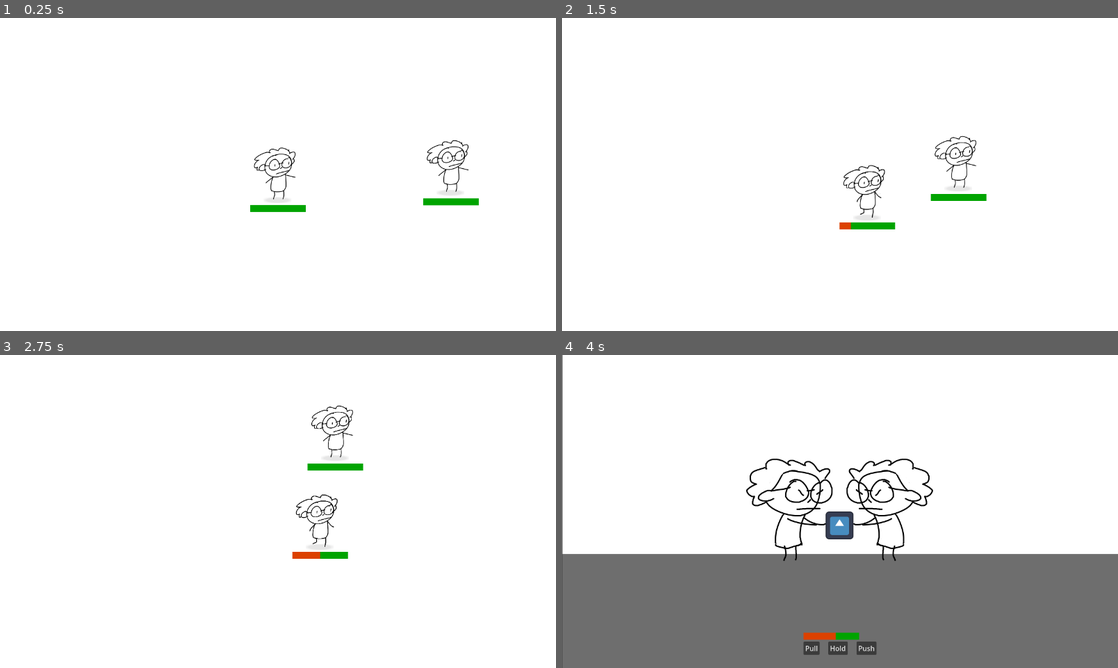
Above: before the commit, frames 1-4 (two rows, left to right).
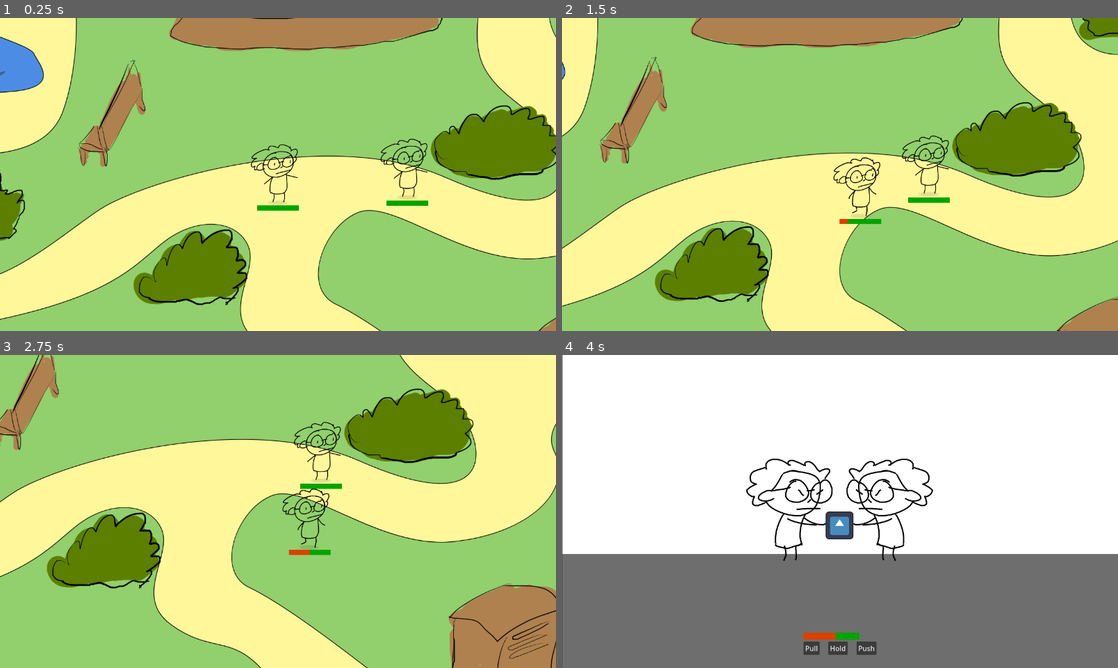
Above: after the commit, the same moments.

Repository: johnreybacal/gran-theft-aubrey
Game: Godot game, scene res://scenes/game_explore.tscn
Same seed, same stepped clock (60 frames per second), same inputs: the game is played once before the commit and once after it. The engine's default icon, where the game draws it, is replaced by a stand-in: a white triangle on a blue panel in a dark square.
Inputs:
- Up to frame 1 (0.25 s): no input
- Up to frame 2 (1.5 s): hold D (move_right) 0.53-1.28 s; hold S (move_down) from 1.28 s (still down)
- Up to frame 3 (2.75 s): release S (move_down) at 2.03 s; hold D (move_right) from 2.03 s (still down)
- Up to frame 4 (4 s): release D (move_right) at 2.78 s; hold W (move_up) 2.78-3.53 s; hold A (move_left) from 3.53 s (still down)

The runs differ from the first frame. In frame 1, 100% of the frame differs, in the area x 0-100%, y 0-100%; in frame 2, 100%; in frame 3, 100%; in frame 4, nothing differs.

Commit message:
explore map (WIP)

Diff:
--- a/scenes/explore_enemy.tscn
+++ b/scenes/explore_enemy.tscn
@@ -22,7 +22,7 @@
 script = ExtResource("1_1ytwq")
 
 [node name="AnimatedSprite2D" type="AnimatedSprite2D" parent="." unique_id=884950499]
-scale = Vector2(0.5, 0.5)
+scale = Vector2(0.75, 0.75)
 sprite_frames = ExtResource("2_j7g34")
 animation = &"knees_hurt"
 autoplay = "idle"
@@ -34,10 +34,10 @@
 [node name="NavigationAgent2D" type="NavigationAgent2D" parent="." unique_id=831515124]
 
 [node name="GrannyStats" parent="." unique_id=284626914 instance=ExtResource("3_j7g34")]
-position = Vector2(0, 72)
+position = Vector2(0, 97)
 
 [node name="Shadow" type="Sprite2D" parent="." unique_id=348235111]
 modulate = Color(1, 1, 1, 0.1)
-position = Vector2(-1, 59)
+position = Vector2(-1, 87)
 scale = Vector2(1, 0.21875)
 texture = SubResource("GradientTexture2D_cantd")
--- a/scenes/explore_player.tscn
+++ b/scenes/explore_player.tscn
@@ -22,7 +22,7 @@
 script = ExtResource("1_cxtud")
 
 [node name="AnimatedSprite2D" type="AnimatedSprite2D" parent="." unique_id=340199218]
-scale = Vector2(0.5, 0.5)
+scale = Vector2(0.75, 0.75)
 sprite_frames = ExtResource("2_yuam7")
 animation = &"knees_hurt"
 autoplay = "idle"
@@ -31,10 +31,10 @@
 shape = SubResource("RectangleShape2D_cxtud")
 
 [node name="GrannyStats" parent="." unique_id=284626914 instance=ExtResource("3_yuam7")]
-position = Vector2(0, 70)
+position = Vector2(0, 95)
 
 [node name="Shadow" type="Sprite2D" parent="." unique_id=669543659]
 modulate = Color(1, 1, 1, 0.1)
-position = Vector2(-1, 59)
+position = Vector2(-1, 87)
 scale = Vector2(1, 0.21875)
 texture = SubResource("GradientTexture2D_1qjc3")
--- a/scenes/game_explore.tscn
+++ b/scenes/game_explore.tscn
@@ -3,18 +3,35 @@
 [ext_resource type="Script" uid="uid://bbw8o084ylbys" path="res://scripts/game_explore.gd" id="1_fiwcs"]
 [ext_resource type="PackedScene" uid="uid://cv742kmoulqfk" path="res://scenes/explore_player.tscn" id="1_tutr7"]
 [ext_resource type="PackedScene" uid="uid://cfh1ww543dm42" path="res://scenes/explore_enemy.tscn" id="2_1208y"]
+[ext_resource type="Texture2D" uid="uid://wk4ypjtht2ko" path="res://assets/sprites/map_anim.png" id="4_r354h"]
+[ext_resource type="Texture2D" uid="uid://ucfcpwqmsd5q" path="res://assets/sprites/map.png" id="4_tpdw7"]
 
 [sub_resource type="NavigationPolygon" id="NavigationPolygon_fiwcs"]
-vertices = PackedVector2Array(2153.9063, 1435.9297, -595.9531, 1419.0625, -587.03906, -499.10156, 2137.0781, -527.8906)
+vertices = PackedVector2Array(2025.0234, -1017.03125, 2030.9688, 1002.0078, -2046.0625, 1008.97656, -2058.9297, -1029.9609)
 polygons = Array[PackedInt32Array]([PackedInt32Array(0, 1, 2, 3)])
-outlines = Array[PackedVector2Array]([PackedVector2Array(-597, -509, 2147, -538, 2164, 1446, -606, 1429)])
+outlines = Array[PackedVector2Array]([PackedVector2Array(-2069, -1040, 2035, -1027, 2041, 1012, -2056, 1019)])
 
-[sub_resource type="Gradient" id="Gradient_fiwcs"]
-offsets = PackedFloat32Array(1)
-colors = PackedColorArray(1, 1, 1, 1)
+[sub_resource type="AtlasTexture" id="AtlasTexture_qvqj8"]
+atlas = ExtResource("4_r354h")
+region = Rect2(0, 0, 4096, 2048)
 
-[sub_resource type="GradientTexture2D" id="GradientTexture2D_tpdw7"]
-gradient = SubResource("Gradient_fiwcs")
+[sub_resource type="AtlasTexture" id="AtlasTexture_82kap"]
+atlas = ExtResource("4_r354h")
+region = Rect2(4096, 0, 4096, 2048)
+
+[sub_resource type="SpriteFrames" id="SpriteFrames_4s7jy"]
+animations = [{
+"frames": [{
+"duration": 1.0,
+"texture": SubResource("AtlasTexture_qvqj8")
+}, {
+"duration": 1.0,
+"texture": SubResource("AtlasTexture_82kap")
+}],
+"loop": true,
+"name": &"default",
+"speed": 3.0
+}]
 
 [node name="GameExplore" type="Node2D" unique_id=1622595834]
 script = ExtResource("1_fiwcs")
@@ -23,6 +40,7 @@
 position = Vector2(423, 378)
 
 [node name="Camera2D" type="Camera2D" parent="ExplorePlayer" unique_id=392920982]
+zoom = Vector2(0.75, 0.75)
 position_smoothing_enabled = true
 position_smoothing_speed = 2.0
 
@@ -32,8 +50,43 @@
 [node name="NavigationRegion2D" type="NavigationRegion2D" parent="." unique_id=447760284]
 navigation_polygon = SubResource("NavigationPolygon_fiwcs")
 
+[node name="NavigationObstacle2D" type="NavigationObstacle2D" parent="NavigationRegion2D" unique_id=1355949240]
+vertices = PackedVector2Array(-1314, -338, -928, -442, -796, -303, -414, -272, -348, -200, -536, -137, -511, -77, -316, 10, -301, 105, -479, 133, -479, 133, -787, 101, -1013, 177, -1393, 29, -1374, -49, -1261, -68, -1261, -68, -1264, -103, -1330, -234)
+
+[node name="NavigationObstacle2D2" type="NavigationObstacle2D" parent="NavigationRegion2D" unique_id=1604640176]
+vertices = PackedVector2Array(139, -206, 104, -52, 318, -5, 716, -24, 917, -68, 873, -244, 641, -363, 327, -329)
+
+[node name="NavigationObstacle2D3" type="NavigationObstacle2D" parent="NavigationRegion2D" unique_id=1834636390]
+vertices = PackedVector2Array(-687, 497, -639, 591, -398, 575, -376, 456, -464, 400, -639, 415, -639, 415)
+
+[node name="NavigationObstacle2D4" type="NavigationObstacle2D" parent="NavigationRegion2D" unique_id=28444345]
+position = Vector2(690, 192)
+vertices = PackedVector2Array(-687, 497, -639, 591, -398, 575, -376, 456, -464, 400, -639, 415, -639, 415)
+
+[node name="NavigationObstacle2D5" type="NavigationObstacle2D" parent="NavigationRegion2D" unique_id=1593330249]
+position = Vector2(1635, -200)
+vertices = PackedVector2Array(-687, 497, -639, 591, -398, 575, -376, 456, -464, 400, -639, 415, -639, 415)
+
+[node name="NavigationObstacle2D6" type="NavigationObstacle2D" parent="NavigationRegion2D" unique_id=858474564]
+position = Vector2(1974, -624)
+vertices = PackedVector2Array(-687, 497, -639, 591, -398, 575, -376, 456, -464, 400, -639, 415, -639, 415)
+
+[node name="NavigationObstacle2D7" type="NavigationObstacle2D" parent="NavigationRegion2D" unique_id=1138316740]
+position = Vector2(1302, -1038)
+vertices = PackedVector2Array(-687, 497, -639, 591, -398, 575, -376, 456, -464, 400, -639, 415, -639, 415)
+
+[node name="NavigationObstacle2D8" type="NavigationObstacle2D" parent="NavigationRegion2D" unique_id=1331574256]
+position = Vector2(-334, -1201)
+vertices = PackedVector2Array(-687, 497, -639, 591, -398, 575, -376, 456, -450, 433, -616, 439)
+
+[node name="NavigationObstacle2D9" type="NavigationObstacle2D" parent="NavigationRegion2D" unique_id=559706139]
+position = Vector2(-334, -1201)
+vertices = PackedVector2Array(-1617, 2015, -1633, 1936, -1391, 2074, -1420, 2118)
+
+[node name="AnimatedSprite2D" type="AnimatedSprite2D" parent="." unique_id=451189809]
+sprite_frames = SubResource("SpriteFrames_4s7jy")
+autoplay = "default"
+
 [node name="Sprite2D" type="Sprite2D" parent="." unique_id=1182650496]
 z_index = -1
-position = Vector2(774.0001, 456.99997)
-scale = Vector2(42.937496, 30.281252)
-texture = SubResource("GradientTexture2D_tpdw7")
+texture = ExtResource("4_tpdw7")
Binary file added: assets/sprites/map.png
Not shown, added: assets/sprites/map.png.import
Binary file added: assets/sprites/map_anim.png
Not shown, added: assets/sprites/map_anim.png.import
Not shown, added: assets/.granny_animations.kra-autosave.kra
